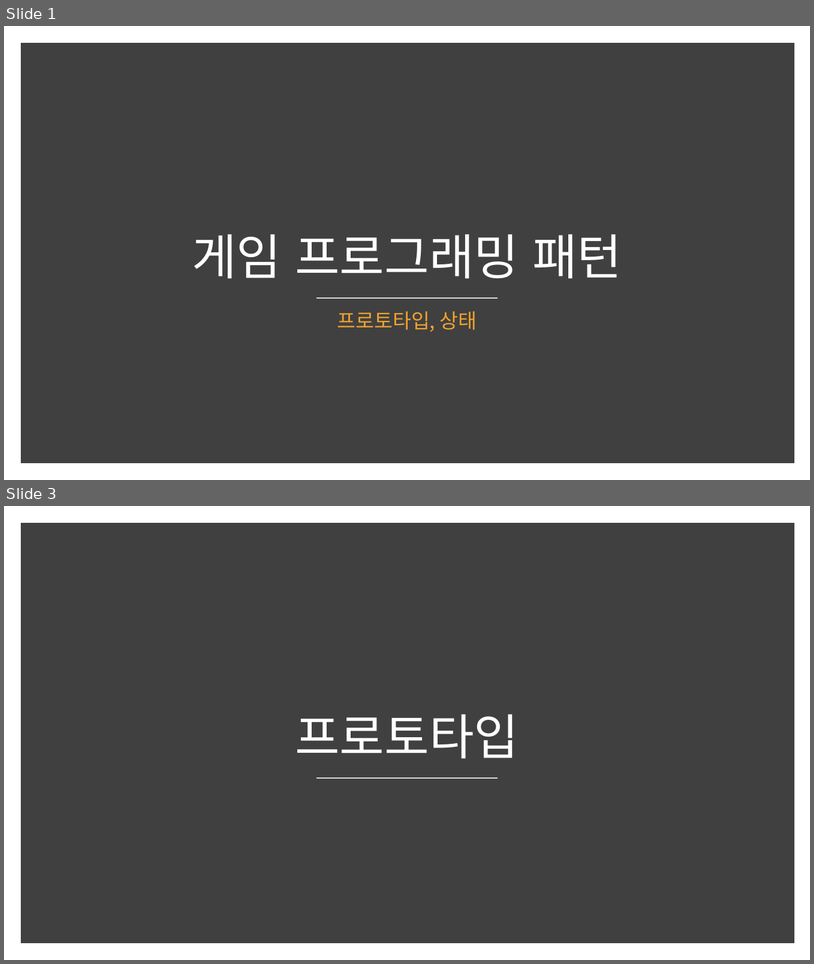
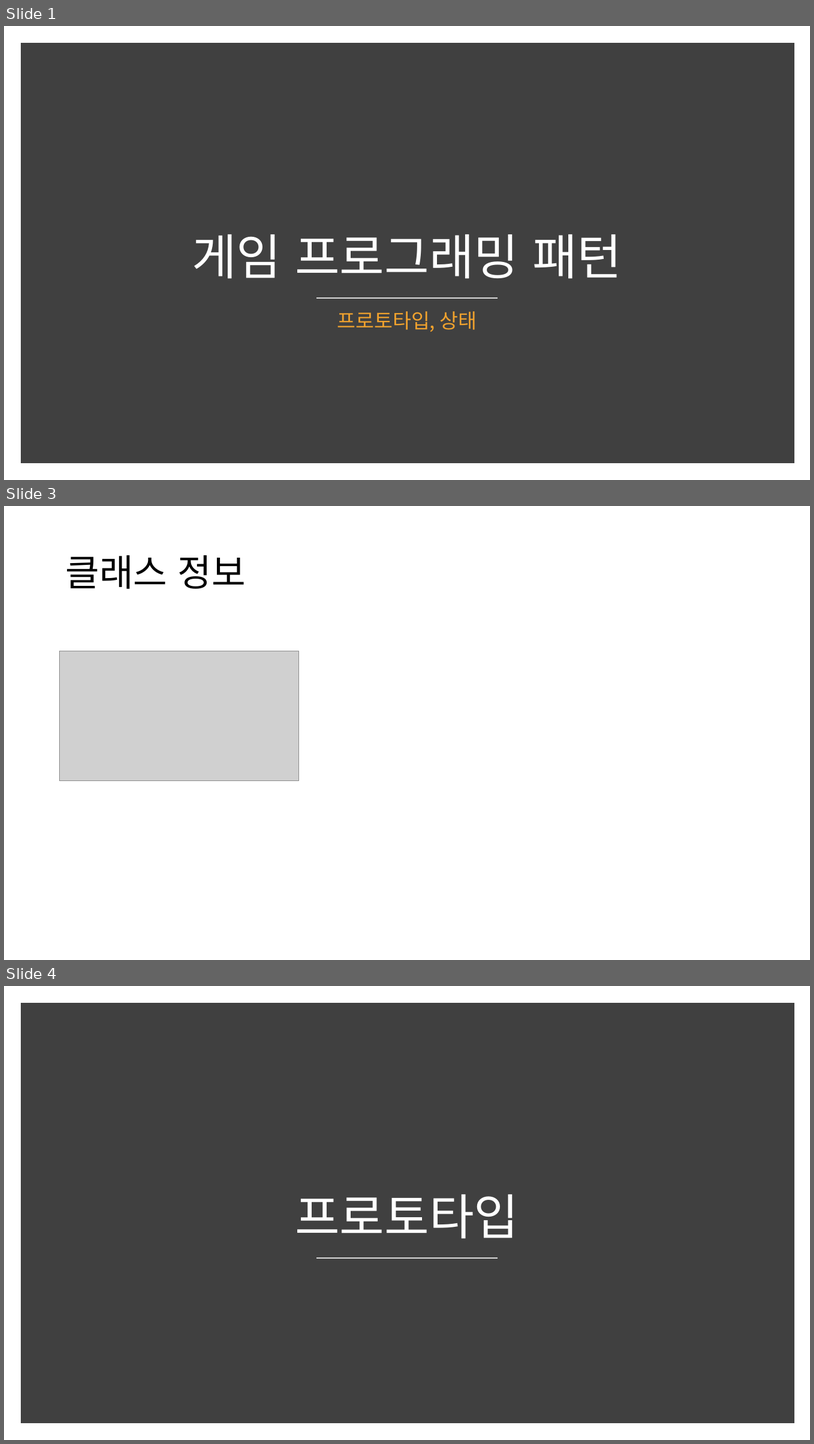
Before and after one commit to CURUMC/openglPattern, a slide deck: 게임 프로그래밍 패턴.pptx. Shown one above the other, each under a label of ours: slides 1 and 3 before the commit, slides 1, 3 and 4 after it; the slides between them are not shown. The pictures are 814x964 and 814x1444 pixels, drawn with LibreOffice and Linux fonts; fonts in the diff are those of the drawing; grey boxes stand for pictures. Boxes give left, top, right and bottom in pixels: in the first picture for what was removed or moved away, otherwise in the second. Text is boxed around its words. In the diff, an @@ line names an element or a change of style, - is before the commit and + after.

```diff
--- a/게임 프로그래밍 패턴.pptx
+++ b/게임 프로그래밍 패턴.pptx
@@ slide 3 added at box(4, 506, 810, 960), background #FFFFFF @@
@@ title added at box(65, 555, 246, 589), 44 pt, text #000000 @@
+클래스 정보
@@ picture added at box(60, 651, 299, 781) @@
@@ what was slide 3 is now slide 4 @@
```
Also in this commit, not shown: 1 slide changed, 2 other slides added.
